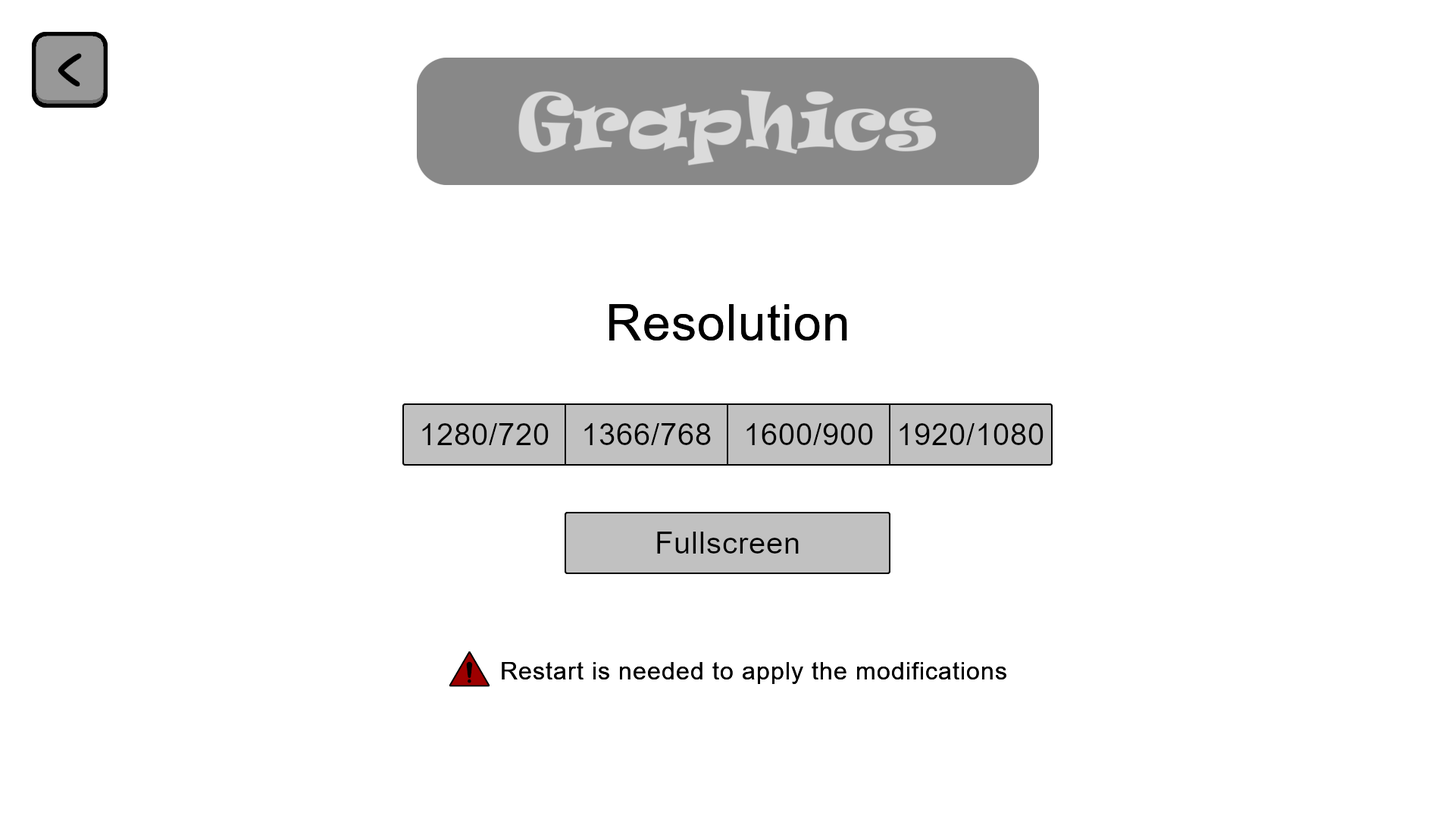
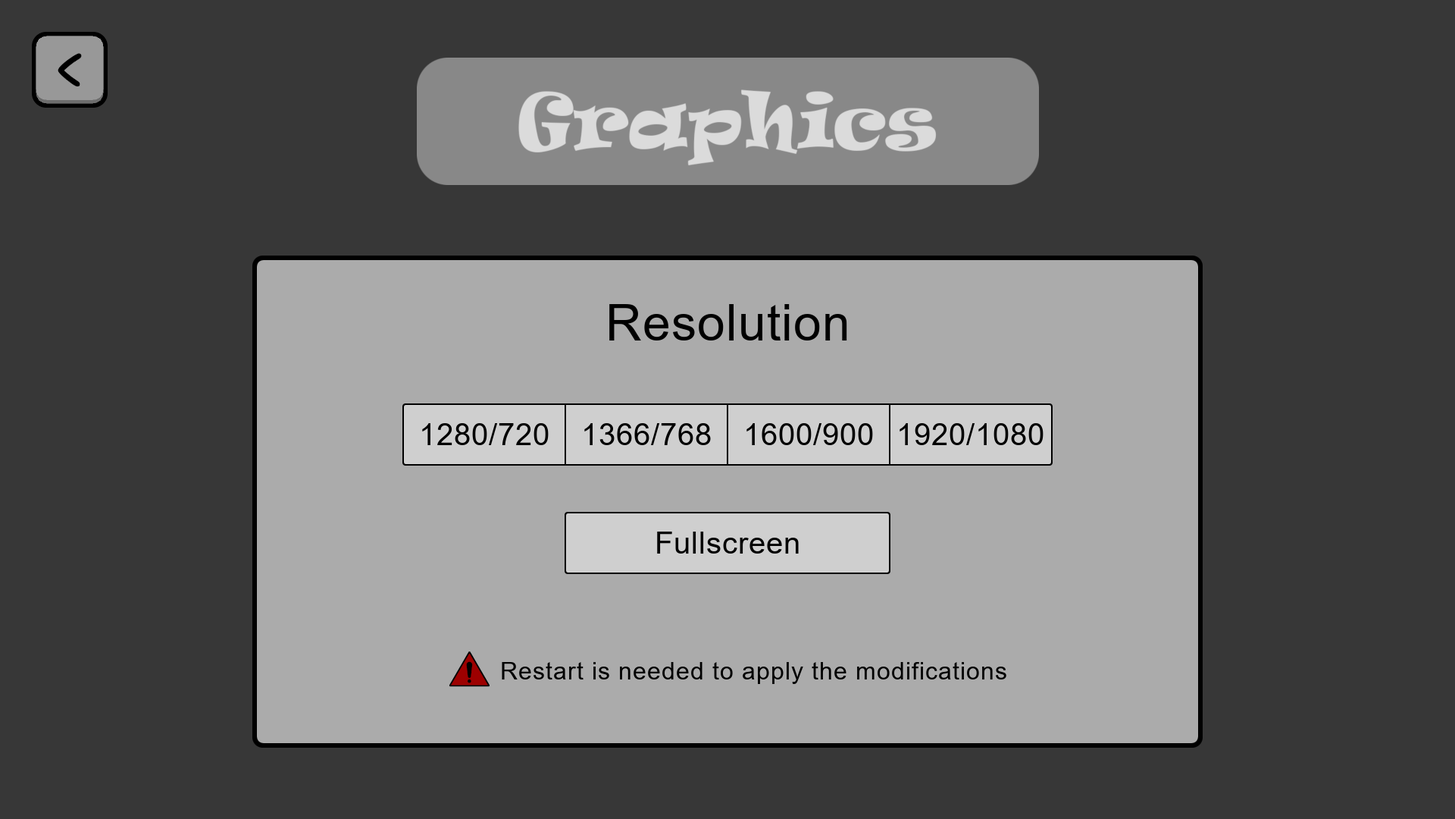
The second w=1455, h=819 image is a revision of the first. Changes to its layers:
removed layer "Visible" over bbox(31, 31, 1053, 687)
showed group "cadre" (2 layers) over bbox(252, 255, 1203, 748)
showed "Arrière-plan" over bbox(0, 0, 1455, 819)
